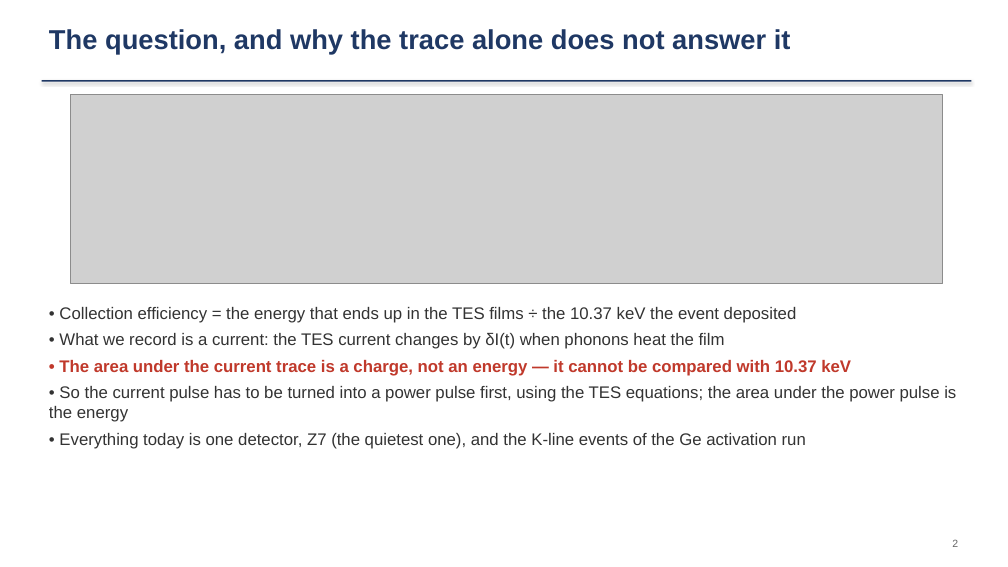
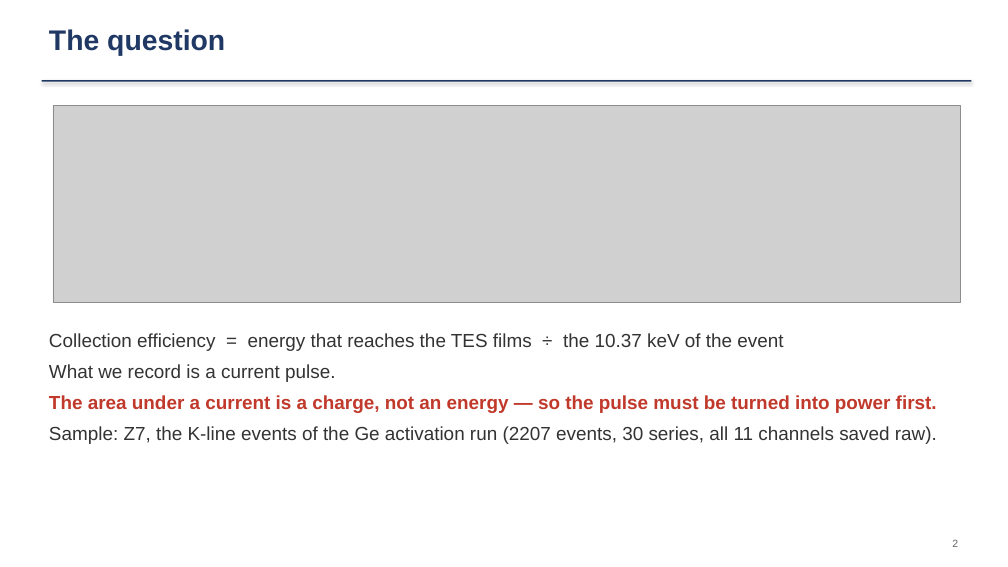
Before and after one commit to ZhihengLi0/urop, a slide deck: slide 2 of snolab/collection_efficiency/presentation/SNOLAB_R4_collection_efficiency_20260910.pptx. Drawn at 1008x567 pixels with LibreOffice and Linux fonts; fonts in the diff are those of the drawing; grey boxes stand for pictures. Boxes give left, top, right and bottom in pixels: in the first picture for what was removed or moved away, otherwise in the second. Text is boxed around its words. In the diff, an @@ line names an element or a change of style, - is before the commit and + after.

```diff
--- a/snolab/collection_efficiency/presentation/SNOLAB_R4_collection_efficiency_20260910.pptx
+++ b/snolab/collection_efficiency/presentation/SNOLAB_R4_collection_efficiency_20260910.pptx
@@ text at (49, 29, 225, 56): text changed; size 26 to 27 pt @@
-The question, and why the trace alone does not answer it
+The question
@@ picture: place and size @@
-picture at (70, 95, 943, 284)
+picture at (53, 106, 960, 302)
@@ text at (49, 333, 937, 444): text changed; size 16 to 18 pt @@
-• Collection efficiency = the energy that ends up in the TES films ÷ the 10.37 keV the event deposited
-• What we record is a current: the TES current changes by δI(t) when phonons heat the film
-• The area under the current trace is a charge, not an energy — it cannot be compared with 10.37 keV
-• So the current pulse has to be turned into a power pulse first, using the TES equations; the area under the power pulse is the energy
-• Everything today is one detector, Z7 (the quietest one), and the K-line events of the Ge activation run
+Collection efficiency = energy that reaches the TES films ÷ the 10.37 keV of the event
+What we record is a current pulse.
+The area under a current is a charge, not an energy — so the pulse must be turned into power first.
+Sample: Z7, the K-line events of the Ge activation run (2207 events, 30 series, all 11 channels saved raw).
```
Also in this commit, not shown: 14 other slides changed, 2 slides added, 7 slides removed, 5 other files.
